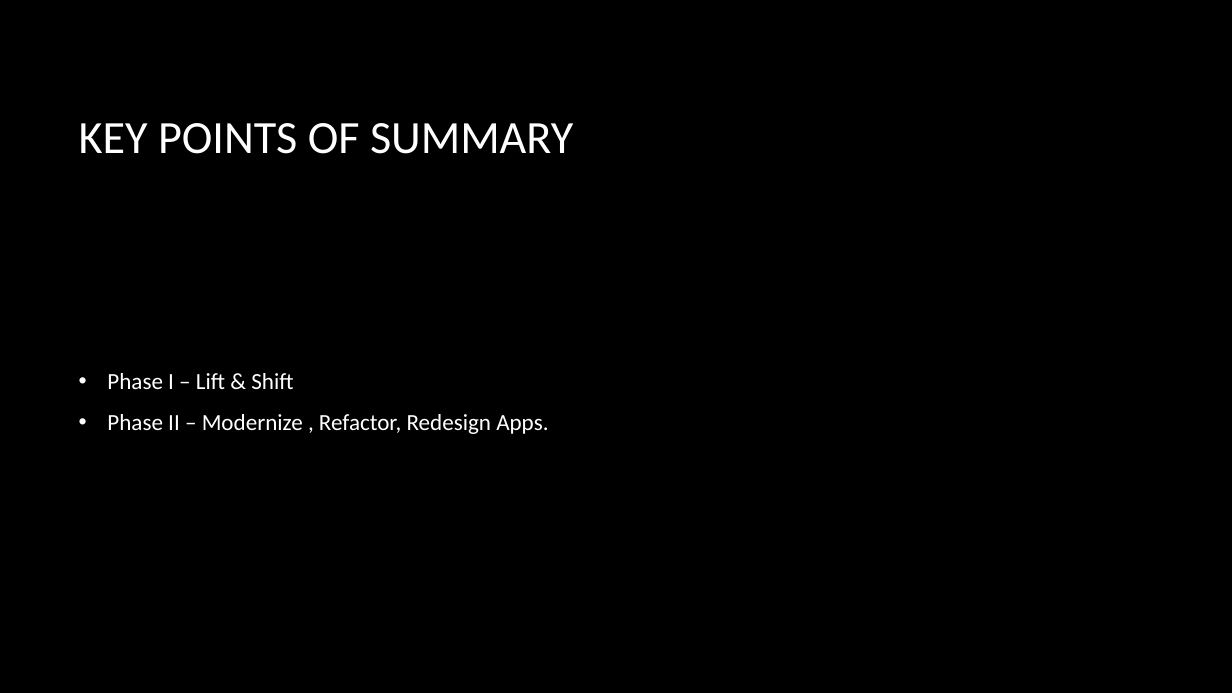
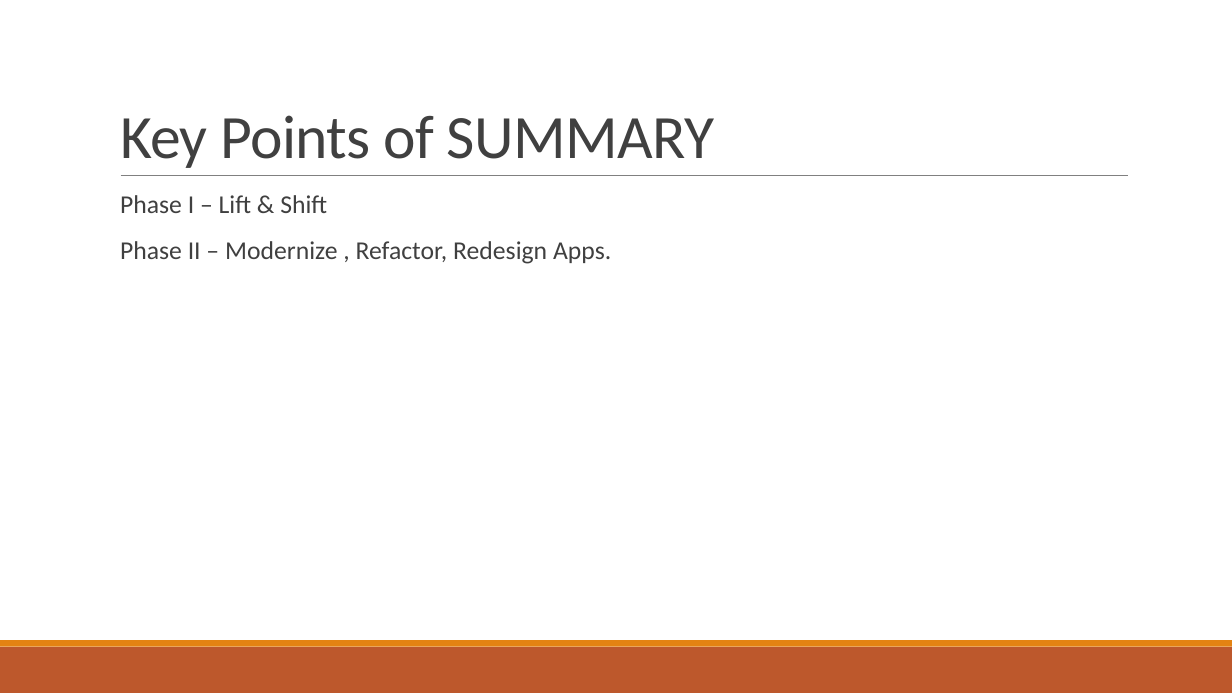
Before and after one commit to phanikishorelanka/Task1, a slide deck: slide 6 of CloudMigration/CREATING Cloud Migration Strategy.pptx. Drawn at 1232x693 pixels with LibreOffice and Linux fonts; fonts in the diff are those of the drawing; background and template pictures are left out. Boxes give left, top, right and bottom in pixels: in the first picture for what was removed or moved away, otherwise in the second. Text is boxed around its words. In the diff, an @@ line names an element or a change of style, - is before the commit and + after.

```diff
--- a/CloudMigration/CREATING Cloud Migration Strategy.pptx
+++ b/CloudMigration/CREATING Cloud Migration Strategy.pptx
@@ background picture (left out) to #FFFFFF @@
@@ title "Key Points of SUMMARY" at [120, 115, 714, 168]: vertical alignment middle to bottom @@
@@ title at [120, 115, 714, 168]: text changed; size 36 to 48 pt; text colour #FFFFFF to #404040 @@
-KEY POINTS OF SUMMARY
+Key Points of SUMMARY
@@ line added from (121, 176) to (1128, 176), #808080 0.5 pt @@
@@ text "Phase I – Lift & ...": place and size @@
-text "Phase I – Lift & ..." at [107, 373, 548, 434]
+text "Phase I – Lift & ..." at [120, 195, 611, 264]
@@ text "Phase I – Lift & ..." at [120, 195, 611, 264]: size 18 to 20 pt, text colour #FFFFFF to #404040; bullet • to  ; line spacing 1 to 0.9; more space between paragraphs; bullet colour #FFFFFF to #E48312; vertical alignment middle to top @@
@@ rectangle added at [0, 647, 1232, 693], fill #BD582C @@
@@ rectangle added at [0, 640, 1232, 647], fill #E48312 @@
```
Also in this commit, not shown: 5 other slides changed, 2 other files.
